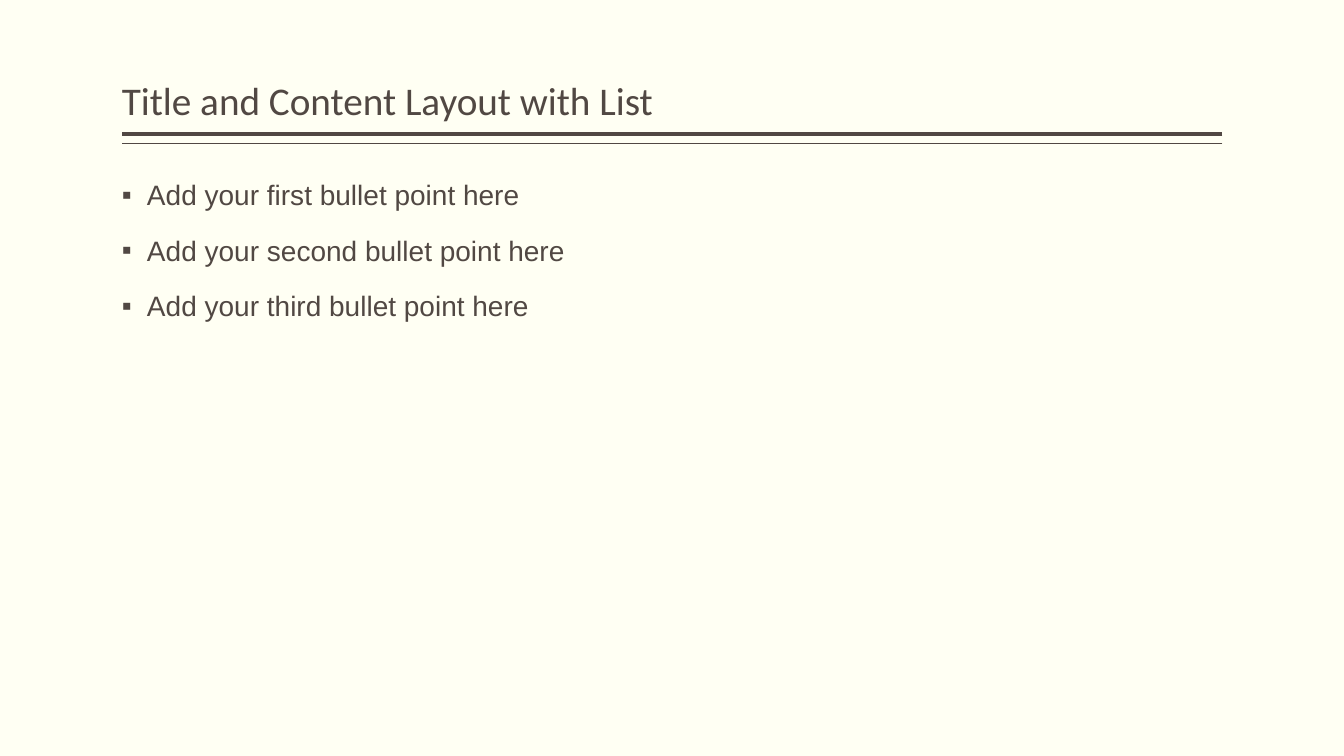
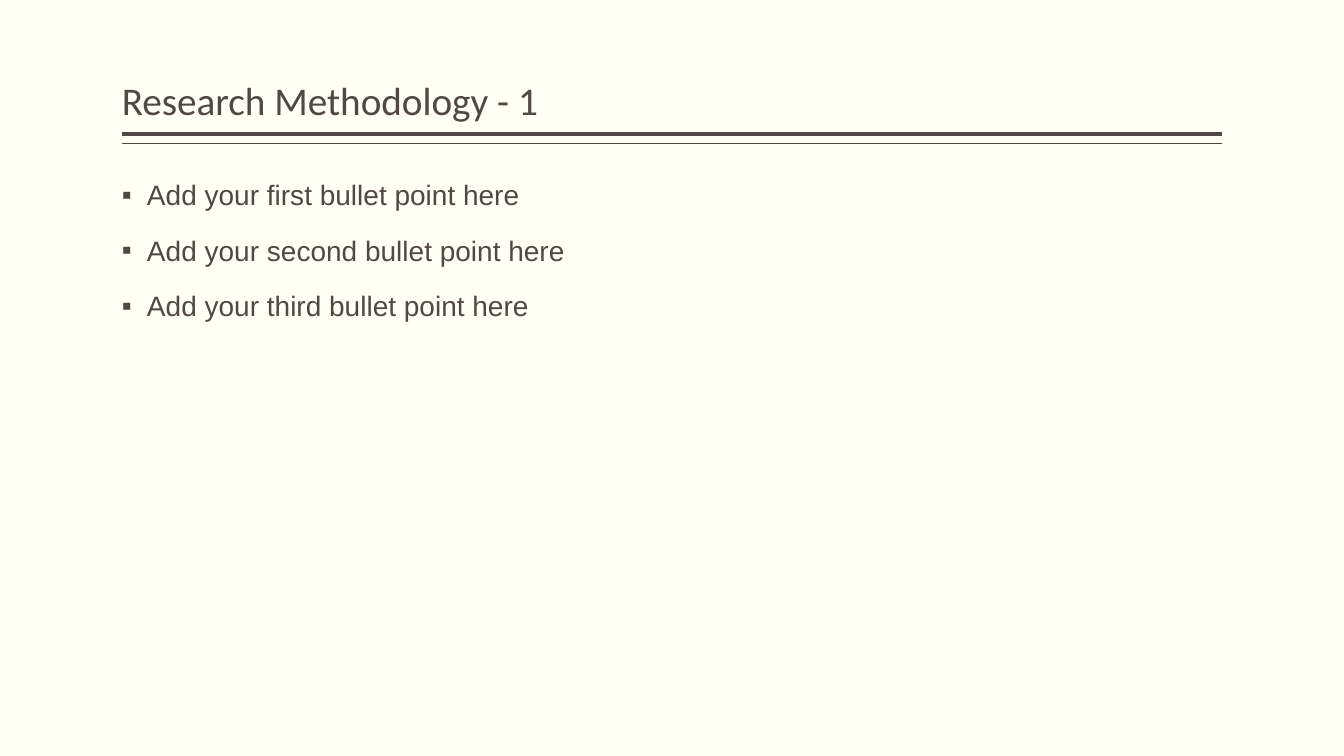
Before and after one commit to JackDaedalus/Sci-Research, a slide deck: slide 5 of PPT/My Topic CC Fraud cf v1-0 120222.pptx (slide 2 before the commit). Drawn at 1344x756 pixels with LibreOffice and Linux fonts; fonts in the diff are those of the drawing. Boxes give left, top, right and bottom in pixels: in the first picture for what was removed or moved away, otherwise in the second. Text is boxed around its words. In the diff, an @@ line names an element or a change of style, - is before the commit and + after.

```diff
--- a/PPT/My Topic CC Fraud cf v1-0 120222.pptx
+++ b/PPT/My Topic CC Fraud cf v1-0 120222.pptx
@@ title at (122, 87, 538, 122): text changed @@
-Title and Content Layout with List
+Research Methodology - 1
```
Also in this commit, not shown: 3 other slides changed, 5 slides added, 8 slides removed, 1 other file.
